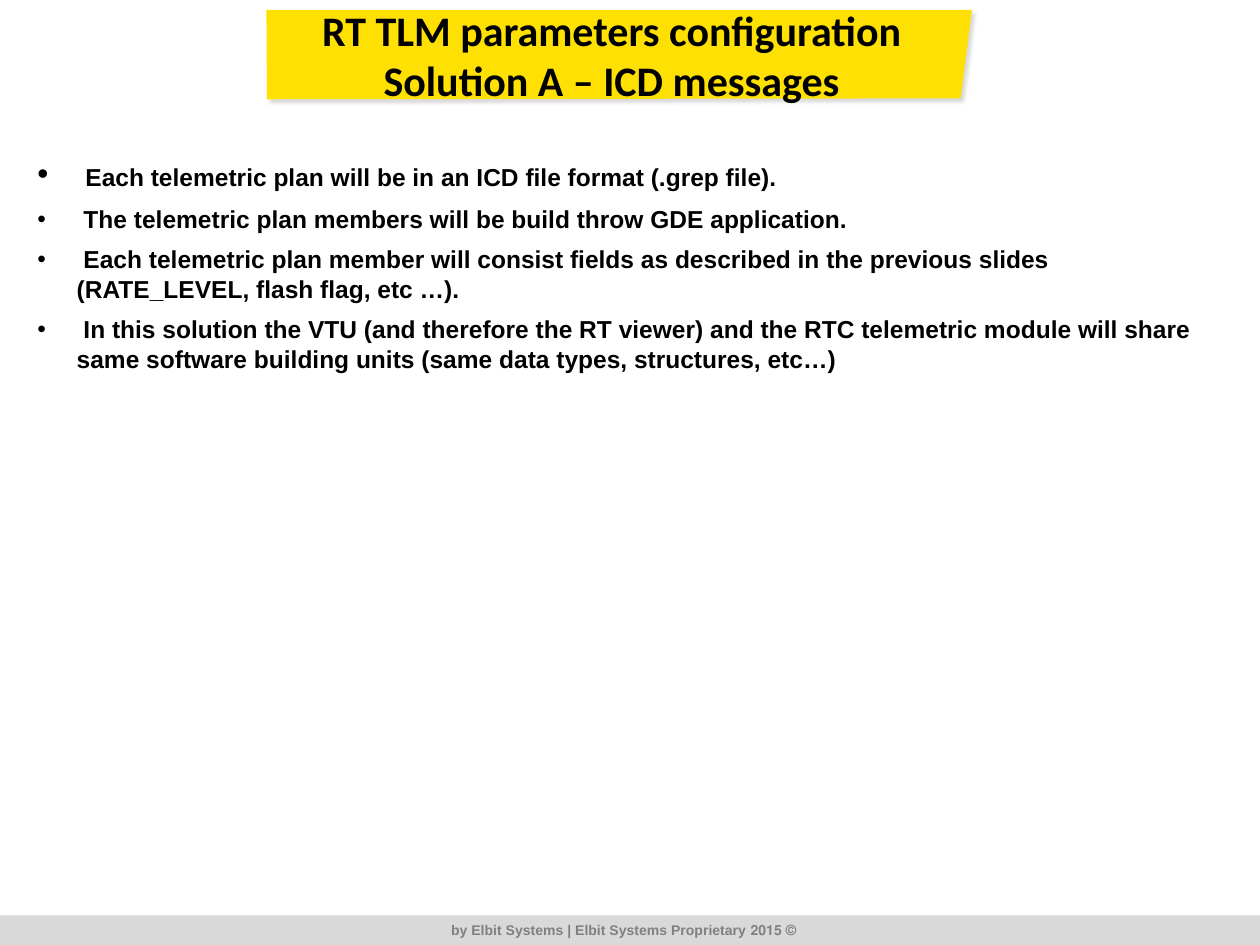
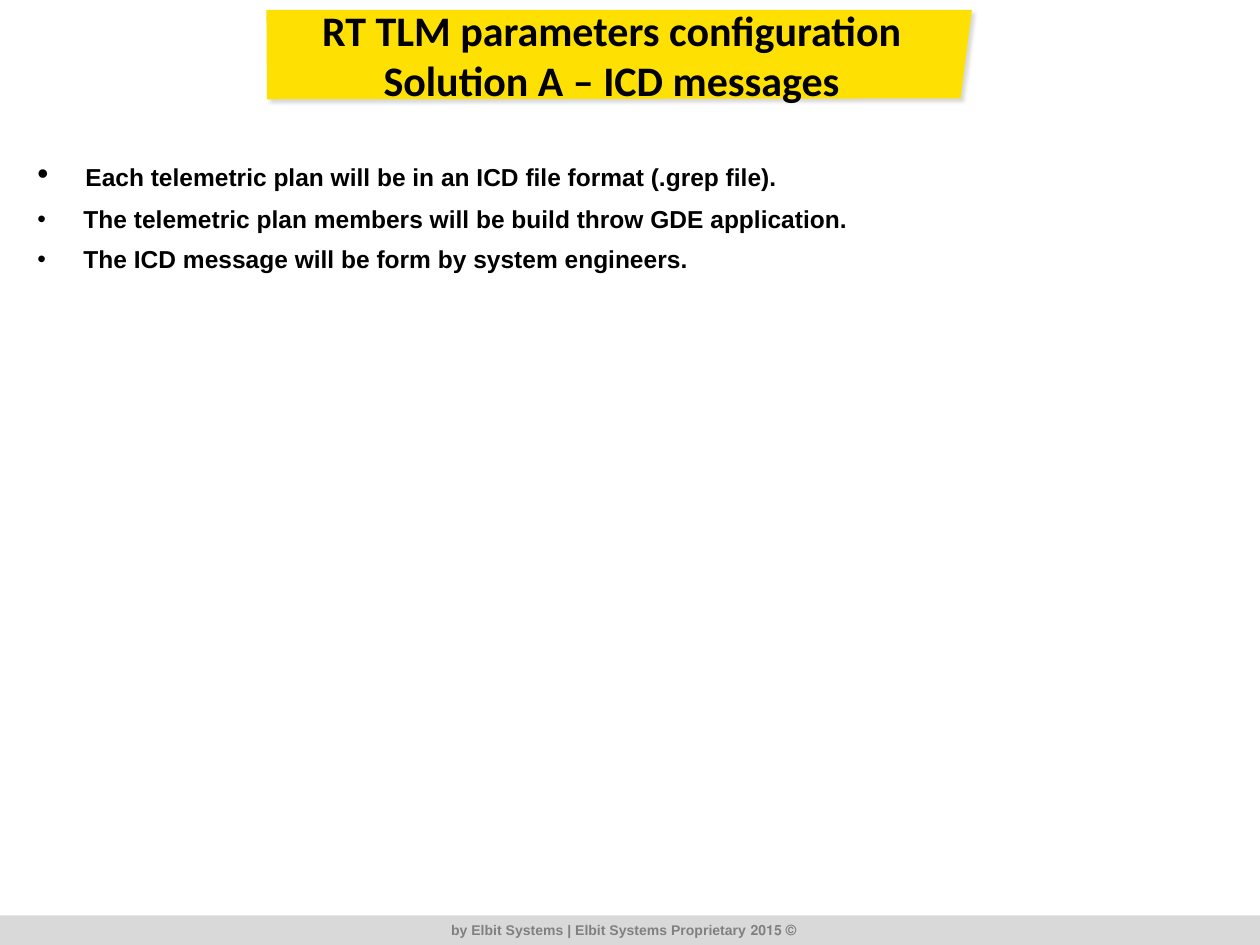
Before and after one commit to RoeeZinoueCommIT/Elbit_Telemetric, a slide deck: slide 8 of DR/Ver_1_002/ALPstar_TLM_DR_1_002.pptx (slide 4 before the commit). Drawn at 1260x945 pixels with LibreOffice and Linux fonts; fonts in the diff are those of the drawing; background and template pictures are left out. Boxes give left, top, right and bottom in pixels: in the first picture for what was removed or moved away, otherwise in the second. Text is boxed around its words. In the diff, an @@ line names an element or a change of style, - is before the commit and + after.

```diff
--- a/DR/Ver_1_002/ALPstar_TLM_DR_1_002.pptx
+++ b/DR/Ver_1_002/ALPstar_TLM_DR_1_002.pptx
@@ text at bbox=[83, 250, 688, 274]: text changed @@
-• Each telemetric plan member will consist fields as described in the previous slides (RATE_LEVEL, flash flag, etc …).
-• In this solution the VTU (and therefore the RT viewer) and the RTC telemetric module will share same software building units (same data types, structures, etc…)
+• The ICD message will be form by system engineers.
```
Also in this commit, not shown: 3 other slides changed, 5 slides added, 2 slides removed, 43 other files.
